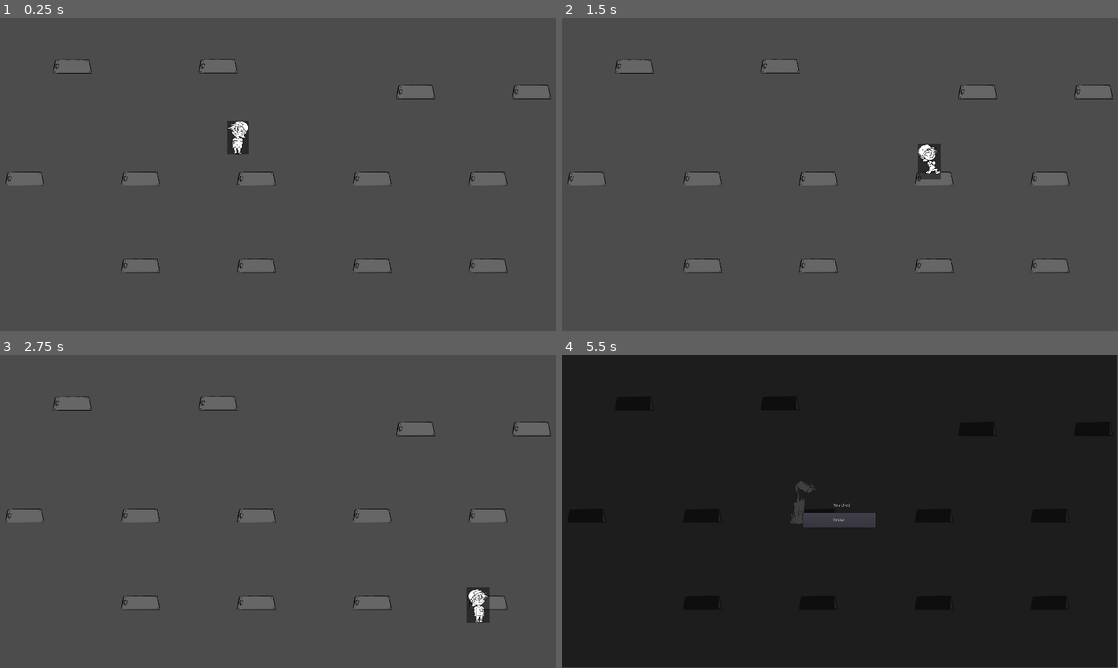
Above: before the commit, frames 1-4 (two rows, left to right).
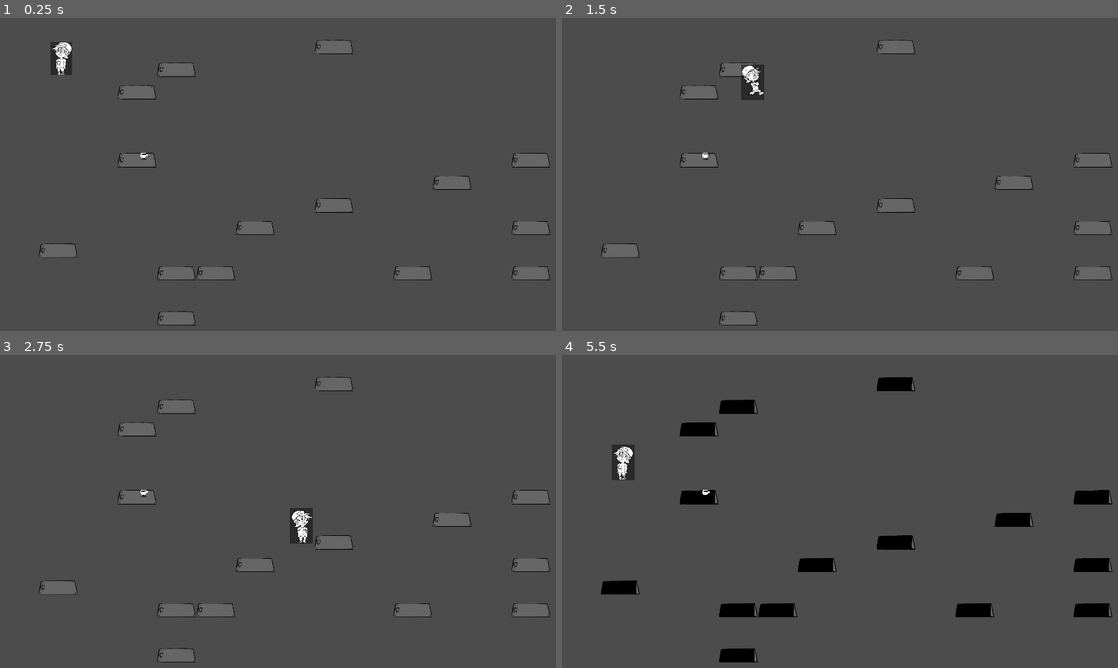
Above: after the commit, the same moments.

Repository: DieLabtec/StuntmanGame
Game: Godot game, scene res://Scenes/Node2D.tscn
The game is run twice, just before and just after one commit, with the same random seed, the same clock (stepped at 60 frames per second) and the same inputs.
Inputs:
- Up to frame 1 (0.25 s): no input
- Up to frame 2 (1.5 s): tap Enter at 0.5 s; hold D (right) 0.53-1.28 s; hold Keypad 7 (test, bound only after the commit) 0.53-1.28 s; hold S (down) from 1.28 s (still down); tap Keypad 7 (test, bound only after the commit) at 1.35 s
- Up to frame 3 (2.75 s): release S (down) at 2.03 s; hold D (right) from 2.03 s (still down); hold Keypad 7 (test, bound only after the commit) from 2.03 s (still down)
- Up to frame 4 (5.5 s): release D (right) at 2.78 s; release Keypad 7 (test, bound only after the commit) at 2.78 s; hold W (up) 2.78-3.53 s; tap Keypad 7 (test, bound only after the commit) at 2.85, 4.35 s; hold Keypad 7 (test, bound only after the commit) 3.53-4.28 s; hold A (left) 3.53-5.03 s; hold S (down) from 5.03 s (still down); hold Keypad 7 (test, bound only after the commit) from 5.03 s (still down)

The runs differ from the first frame. In frame 1, 8.2% of the frame differs, in the area x 1-100%, y 6-99%; in frame 2, 8.1%; in frame 3, 8.3%; in frame 4, 98%, in the area x 0-100%, y 0-100%.

Commit message:
Made the one cup reposition everything (changing coords)

Diff:
--- /dev/null
+++ b/Scenes/CoffeCup.tscn
@@ -0,0 +1,38 @@
+[gd_scene load_steps=11 format=2]
+
+[ext_resource path="res://Scripts/CoffeCup.gd" type="Script" id=1]
+[ext_resource path="res://CoffeCup/item_cafe.01.png" type="Texture" id=2]
+[ext_resource path="res://CoffeCup/item_cafe.03.png" type="Texture" id=3]
+[ext_resource path="res://CoffeCup/item_cafe.04.png" type="Texture" id=4]
+[ext_resource path="res://CoffeCup/item_cafe.07.png" type="Texture" id=5]
+[ext_resource path="res://CoffeCup/item_cafe.02.png" type="Texture" id=6]
+[ext_resource path="res://CoffeCup/item_cafe.06.png" type="Texture" id=7]
+[ext_resource path="res://CoffeCup/item_cafe.05.png" type="Texture" id=8]
+
+[sub_resource type="RectangleShape2D" id=1]
+extents = Vector2( 16.9513, 18.5444 )
+
+[sub_resource type="SpriteFrames" id=2]
+animations = [ {
+"frames": [ ExtResource( 2 ), ExtResource( 6 ), ExtResource( 3 ), ExtResource( 4 ), ExtResource( 8 ), ExtResource( 7 ), ExtResource( 5 ) ],
+"loop": true,
+"name": "spining",
+"speed": 8.0
+} ]
+
+[node name="Area2D" type="Area2D"]
+position = Vector2( 274.312, 134.947 )
+script = ExtResource( 1 )
+
+[node name="CollisionShape2D" type="CollisionShape2D" parent="."]
+position = Vector2( -3.77979, -21.4187 )
+shape = SubResource( 1 )
+
+[node name="AnimatedSprite" type="AnimatedSprite" parent="."]
+position = Vector2( -2.51959, -23.2328 )
+scale = Vector2( 0.135522, 0.122614 )
+frames = SubResource( 2 )
+animation = "spining"
+frame = 1
+playing = true
+[connection signal="body_entered" from="." to="." method="_on_Area2D_body_entered"]
--- a/Scenes/Node2D.tscn
+++ b/Scenes/Node2D.tscn
@@ -1,22 +1,8 @@
-[gd_scene load_steps=22 format=2]
+[gd_scene load_steps=5 format=2]
 
 [ext_resource path="res://TIles/PNG/mapTile_022.png" type="Texture" id=1]
-[ext_resource path="res://PlayerAnimations/RuningAnimation/intern_ph_walk_left.02.png" type="Texture" id=2]
-[ext_resource path="res://Scripts/ImproveMovement.gd" type="Script" id=3]
-[ext_resource path="res://Scenes/TrapDoor.tscn" type="PackedScene" id=4]
-[ext_resource path="res://Scripts/Test.gd" type="Script" id=5]
-[ext_resource path="res://Scripts/HandleEverythnig.gd" type="Script" id=6]
-[ext_resource path="res://PlayerAnimations/RuningAnimation/intern_ph_walk_left.00.png" type="Texture" id=7]
-[ext_resource path="res://PlayerAnimations/RuningAnimation/intern_ph_walk_left.05.png" type="Texture" id=8]
-[ext_resource path="res://PlayerAnimations/RuningAnimation/intern_ph_walk_left.06.png" type="Texture" id=9]
-[ext_resource path="res://PlayerAnimations/RuningAnimation/intern_ph_walk_left.01.png" type="Texture" id=10]
-[ext_resource path="res://PlayerAnimations/RuningAnimation/intern_ph_walk_left.04.png" type="Texture" id=11]
-[ext_resource path="res://PlayerAnimations/RuningAnimation/intern_ph_walk_left.03.png" type="Texture" id=12]
-[ext_resource path="res://PlayerAnimations/RuningAnimation/intern_ph_idle.png" type="Texture" id=13]
-[ext_resource path="res://PlayerAnimations/Falling/intern_ph_death_fall.04.png" type="Texture" id=14]
-[ext_resource path="res://PlayerAnimations/Falling/intern_ph_death_fall.01.png" type="Texture" id=15]
-[ext_resource path="res://PlayerAnimations/Falling/intern_ph_death_fall.02.png" type="Texture" id=16]
-[ext_resource path="res://PlayerAnimations/Falling/intern_ph_death_fall.03.png" type="Texture" id=17]
+[ext_resource path="res://Scenes/Player.tscn" type="PackedScene" id=2]
+[ext_resource path="res://Scripts/BetterHandleEverything.gd" type="Script" id=5]
 
 [sub_resource type="TileSet" id=1]
 0/name = "mapTile_022.png 0"
@@ -34,33 +20,9 @@
 0/shapes = [  ]
 0/z_index = 0
 
-[sub_resource type="StreamTexture" id=2]
-flags = 4
-
-[sub_resource type="CircleShape2D" id=3]
-radius = 55.0
-
-[sub_resource type="SpriteFrames" id=4]
-animations = [ {
-"frames": [ ExtResource( 15 ), ExtResource( 16 ), ExtResource( 17 ), ExtResource( 14 ), null ],
-"loop": false,
-"name": "Falling",
-"speed": 10.0
-}, {
-"frames": [ ExtResource( 13 ) ],
-"loop": true,
-"name": "Idle",
-"speed": 0.0
-}, {
-"frames": [ ExtResource( 7 ), ExtResource( 10 ), ExtResource( 2 ), ExtResource( 12 ), ExtResource( 11 ), ExtResource( 8 ), ExtResource( 9 ) ],
-"loop": true,
-"name": "Run",
-"speed": 10.0
-} ]
-
 [node name="Node2D" type="Node2D"]
-position = Vector2( 35.5107, 54.5874 )
-script = ExtResource( 6 )
+position = Vector2( 33.3918, 63.0631 )
+script = ExtResource( 5 )
 
 [node name="Viewport" type="Viewport" parent="."]
 size = Vector2( 1920, 1080 )
@@ -70,57 +32,21 @@
 position = Vector2( 4.19617e-05, 3.8147e-06 )
 color = Color( 0.12549, 0.0745098, 0.0745098, 1 )
 
-[node name="Camera2D" type="Camera2D" parent="."]
-visible = false
-position = Vector2( -40.5243, -57.6207 )
-scale = Vector2( 3, 3 )
-anchor_mode = 0
-zoom = Vector2( 3, 3 )
-
 [node name="TileMap" type="TileMap" parent="."]
-position = Vector2( -32.8804, -52.9936 )
+position = Vector2( -35.5501, -58.333 )
 tile_set = SubResource( 1 )
 format = 1
 
-[node name="trap1" parent="." instance=ExtResource( 4 )]
-position = Vector2( 717.523, 111.296 )
-
-[node name="trap2" parent="." instance=ExtResource( 4 )]
-position = Vector2( 214.232, 112.42 )
-animationSpritePath = NodePath("../Player/AnimatedSprite")
-
-[node name="Area2D" type="Area2D" parent="."]
-script = ExtResource( 5 )
-
-[node name="Player" type="KinematicBody2D" parent="."]
-position = Vector2( 784.794, 421.675 )
-scale = Vector2( 0.3, 0.3 )
-script = ExtResource( 3 )
-
-[node name="Sprite2" type="Sprite" parent="Player"]
-visible = false
-position = Vector2( -492.336, -212.652 )
-texture = SubResource( 2 )
-region_rect = Rect2( 10, 0, 0, 0 )
-
-[node name="CollisionShape2D2" type="CollisionShape2D" parent="Player"]
-position = Vector2( 1.08099, -62.7592 )
-shape = SubResource( 3 )
-
-[node name="AnimatedSprite" type="AnimatedSprite" parent="Player"]
-position = Vector2( 2.43402, -211.991 )
-scale = Vector2( 0.835455, 0.753805 )
-frames = SubResource( 4 )
-animation = "Falling"
-frame = 4
-playing = true
+[node name="Player" parent="." instance=ExtResource( 2 )]
+position = Vector2( 177.754, 135.89 )
 
 [node name="CanvasLayer" type="CanvasLayer" parent="."]
 
 [node name="Lost" type="ColorRect" parent="CanvasLayer"]
 visible = false
-margin_right = 1916.0
-margin_bottom = 1078.0
+margin_left = -11.0
+margin_right = 1948.0
+margin_bottom = 1105.0
 color = Color( 0.0745098, 0.0666667, 0.0666667, 0.807843 )
 __meta__ = {
 "_edit_use_anchors_": false
--- /dev/null
+++ b/Scenes/Player.tscn
@@ -0,0 +1,61 @@
+[gd_scene load_steps=17 format=2]
+
+[ext_resource path="res://Scripts/ImproveMovement.gd" type="Script" id=1]
+[ext_resource path="res://PlayerAnimations/Falling/intern_ph_death_fall.04.png" type="Texture" id=2]
+[ext_resource path="res://PlayerAnimations/RuningAnimation/intern_ph_walk_left.02.png" type="Texture" id=3]
+[ext_resource path="res://PlayerAnimations/RuningAnimation/intern_ph_walk_left.04.png" type="Texture" id=4]
+[ext_resource path="res://PlayerAnimations/RuningAnimation/intern_ph_idle.png" type="Texture" id=5]
+[ext_resource path="res://PlayerAnimations/RuningAnimation/intern_ph_walk_left.03.png" type="Texture" id=6]
+[ext_resource path="res://PlayerAnimations/RuningAnimation/intern_ph_walk_left.05.png" type="Texture" id=7]
+[ext_resource path="res://PlayerAnimations/RuningAnimation/intern_ph_walk_left.06.png" type="Texture" id=8]
+[ext_resource path="res://PlayerAnimations/RuningAnimation/intern_ph_walk_left.00.png" type="Texture" id=9]
+[ext_resource path="res://PlayerAnimations/RuningAnimation/intern_ph_walk_left.01.png" type="Texture" id=10]
+[ext_resource path="res://PlayerAnimations/Falling/intern_ph_death_fall.03.png" type="Texture" id=11]
+[ext_resource path="res://PlayerAnimations/Falling/intern_ph_death_fall.01.png" type="Texture" id=12]
+[ext_resource path="res://PlayerAnimations/Falling/intern_ph_death_fall.02.png" type="Texture" id=13]
+
+[sub_resource type="StreamTexture" id=2]
+flags = 4
+
+[sub_resource type="CircleShape2D" id=3]
+radius = 24.9139
+
+[sub_resource type="SpriteFrames" id=4]
+animations = [ {
+"frames": [ ExtResource( 5 ) ],
+"loop": false,
+"name": "Idle",
+"speed": 0.0
+}, {
+"frames": [ ExtResource( 12 ), ExtResource( 13 ), ExtResource( 11 ), ExtResource( 2 ), null ],
+"loop": false,
+"name": "Falling",
+"speed": 10.0
+}, {
+"frames": [ ExtResource( 9 ), ExtResource( 10 ), ExtResource( 3 ), ExtResource( 6 ), ExtResource( 4 ), ExtResource( 7 ), ExtResource( 8 ) ],
+"loop": true,
+"name": "Run",
+"speed": 10.0
+} ]
+
+[node name="Player" type="KinematicBody2D"]
+position = Vector2( 13.8284, 81.5452 )
+scale = Vector2( 0.3, 0.3 )
+script = ExtResource( 1 )
+
+[node name="Sprite2" type="Sprite" parent="."]
+visible = false
+position = Vector2( -492.336, -212.652 )
+texture = SubResource( 2 )
+normal_map = ExtResource( 5 )
+region_rect = Rect2( 10, 0, 0, 0 )
+
+[node name="CollisionShape2D2" type="CollisionShape2D" parent="."]
+position = Vector2( 0.127281, -14.5928 )
+shape = SubResource( 3 )
+
+[node name="AnimatedSprite" type="AnimatedSprite" parent="."]
+position = Vector2( 0.504166, -197.725 )
+scale = Vector2( 0.835455, 0.753805 )
+frames = SubResource( 4 )
+animation = "Idle"
--- a/Scripts/Area2D.gd
+++ b/Scripts/Area2D.gd
@@ -8,6 +8,8 @@
 export(NodePath) var animationSpritePath
 var animationSprite
 var char_node
+
+
 
 var playerIsDead = false
 var isInArea = false
@@ -52,5 +54,7 @@
 
 
 func _process(delta):
-	if isInArea == true && trapDoorOpened == true:
-		char_node.alive = false
+#	if isInArea == true && trapDoorOpened == true:
+#		Status.alive = false
+#		Status.diedTrapDoor = true
+	pass
--- a/Scripts/BetterHandleEverything.gd
+++ b/Scripts/BetterHandleEverything.gd
@@ -1,4 +1,27 @@
-extends Node
+extends Node2D
+
+var player
+#spawn points params
+var arrStartingX = 50
+var arrStartingY = 10
+var arrAddingToX = 135
+var arrAddingToy = 80
+var arrEndPointX = 1800
+var arrEndPointY = 1100
+
+#trapdoor params
+var trapDoorSpawnPoints = []
+var trapDoorArray = []
+var howManyTrapDoors = 10
+var coord
+
+var coffeCupArray = []
+var howManyCoffeCups = 3
+
+var trapDoor = preload("res://Scenes/TrapDoor.tscn")
+var coffeCup = preload("res://Scenes/CoffeCup.tscn")
+
+var coordRand
 
 
 # Declare member variables here. Examples:
@@ -6,15 +29,111 @@
 # var b = "text"
 
 
-func initializaArrayOfSpots(startingX , startingY , addingToX , addingToY , arrayToBeFilled):
+#func generateRandomCoord(coordToBeGenerated , arrayOfPoints):
+#	var coord = rand_range(0 , arrayOfPoints.size()) +  rand_range(0 , arrayOfPoints.size()) + rand_range(0 , arrayOfPoints.size())
+#	coord = coord/3
+#	coord = coord as int
+#	print(coord)
+#
+#	pass
 
-	pass
+func initializeTrapsSpawnPoints(startingX , startingY ,  addingToX , addingToY ,
+										endPointX, endPointY, arrayToBeFilled):
+		var doUntill = true
+		var wrightIntoArray
+		var currentX = startingX
+		var currentY = startingY
 
-# Called when the node enters the scene tree for the first time.
+		while(doUntill == true):
+			if(currentX > endPointX && currentY > endPointY):
+				doUntill = false
+			if(currentX > endPointX):
+				currentY = currentY + addingToY
+				currentX = startingX
+
+			else:
+				currentX = currentX + addingToX
+
+			wrightIntoArray = Vector2(currentX, currentY)
+			arrayToBeFilled.append(wrightIntoArray)
+
+			pass
+
+func spawnEnemies(arrayOfObjectsInTheGame ,arrayOfPoints , typeOfObject , howMany ):
+		print("something")
+		if (howMany > arrayOfPoints.size()):
+			howMany = arrayOfPoints.size()
+		for n in range (howMany):
+			var spawn = "spawn" + str(n)
+			spawn = typeOfObject.instance()
+			add_child(spawn)
+			move_child(spawn , 0)
+			arrayOfObjectsInTheGame.append(spawn)
+#
+			coord = (rand_range(0 , arrayOfPoints.size()) +  rand_range(0 , arrayOfPoints.size()) + rand_range(0 , arrayOfPoints.size())) / 3
+			coord as int
+			arrayOfObjectsInTheGame[n].position = Vector2(arrayOfPoints[coord])
+#			arrayOfPoints.remove(arrayOfPoints[rand_range(0 , arrayOfPoints.size())])
+
+
+			pass
+
+
+func clearItem(arrayOfTheObjectToBeCleared):
+	for n in range (arrayOfTheObjectToBeCleared.size()):
+			arrayOfTheObjectToBeCleared[n].queue_free()
+			pass
+
 func _ready():
+	randomize()
+
+	player = get_node("Player")
+
+#	#trapdoor
+#	initializeTrapsSpawnPoints(arrStartingX , arrStartingY , arrAddingToX ,
+#	arrAddingToy, arrEndPointX , arrEndPointY ,trapDoorSpawnPoints)
+#
+#	spawnEnemies(trapDoorArray , trapDoorSpawnPoints , trapDoor , howManyTrapDoors)
+##
+#	spawnEnemies(coffeCupArray , trapDoorSpawnPoints , coffeCup , howManyCoffeCups)
+
+#	print(trapDoorSpawnPoints)
+
 	pass # Replace with function body.
 
 
 # Called every frame. 'delta' is the elapsed time since the previous frame.
-#func _process(delta):
-#	pass
+func _process(delta):
+#	if Input.is_action_pressed("test"):
+#		print("works3")
+#	if(HighScore.coffeCupOnScreen == 0):
+##		clearItem(trapDoorArray)
+#		HighScore.coffeCupOnScreen = 3
+##
+#		for n in range(trapDoorArray.size()):
+#			trapDoorArray[n].position = Vector2(trapDoorSpawnPoints[rand_range(0 , trapDoorSpawnPoints.size())])
+#		initializeTrapsSpawnPoints(arrStartingX , arrStartingY , arrAddingToX ,
+#			arrAddingToy, arrEndPointX , arrEndPointY ,trapDoorSpawnPoints)
+
+#		spawnEnemies(trapDoorArray , trapDoorSpawnPoints , trapDoor , howManyTrapDoors)
+#
+#		spawnEnemies(coffeCupArray , trapDoorSpawnPoints , coffeCup , howManyCoffeCups)
+
+
+
+
+
+	if (Status.alive == false):
+			get_node("CanvasLayer/Lost").visible = true
+
+
+
+
+	pass
+
+func _on_Button_pressed():
+	Status.alive = true
+	randomize()
+	get_tree().reload_current_scene()
+
+	pass
--- /dev/null
+++ b/Scripts/CoffeCup.gd
@@ -0,0 +1,33 @@
+extends Area2D
+var isTaken = false
+
+
+
+
+
+func _ready():
+
+	pass # Replace with function body.
+
+
+
+
+
+func _on_Area2D_body_entered(body):
+#	var arr1 = [1, 2 ,3]
+#	var arr2 = []
+#
+#	arr2 = arr1.duplicate()
+#	arr2.remove(1)
+#	print(arr1.size())
+#	print(arr2.size())
+
+	Spawn.copyAllPoints = Spawn.AllPoints.duplicate()
+	print(Spawn.AllPoints.size())
+	for n in range(Spawn.AllItems.size()):
+		Spawn.positionForThisCycle = rand_range(0,Spawn.copyAllPoints.size())
+		Spawn.AllItems[n].position = Spawn.copyAllPoints[Spawn.positionForThisCycle]
+
+	position = Spawn.copyAllPoints[rand_range(0,Spawn.copyAllPoints.size())]
+
+	pass # Replace with function body.
--- a/Scripts/HandleEverythnig.gd
+++ b/Scripts/HandleEverythnig.gd
@@ -49,38 +49,41 @@
 
 # Called when the node enters the scene tree for the first time.
 func _ready():
-	initialize_spots(arrayPosTrapdoor)
-	randomize()
-	var numb = rand_range(0 , 1000)
-
-
-	player = get_node("Player")
-
-
-
-	for n in range(numberOfEnemies):
-
+#	initialize_spots(arrayPosTrapdoor)
+#	randomize()
+#	var numb = rand_range(0 , 1000)
 #
-
-		var trapToBeMade = "trap"+str(n)
-		trapToBeMade = trapDoor.instance()
-
-		add_child(trapToBeMade)
-		move_child(trapToBeMade,0)
-		enemiesGenerated.append(trapToBeMade)
-		enemiesGenerated[n].position = Vector2(arrayPosTrapdoor[rand_range(0,arrayPosTrapdoor.size())])
-
+#
+#	player = get_node("Player")
+#
+#
+#
+#	for n in range(numberOfEnemies):
+#
+##
+#
+#		var trapToBeMade = "trap"+str(n)
+#		print(trapToBeMade)
+#		trapToBeMade = trapDoor.instance()
+#		print(trapToBeMade)
+#
+#		add_child(trapToBeMade)
+#		move_child(trapToBeMade,0)
+#		enemiesGenerated.append(trapToBeMade)
+#		enemiesGenerated[n].position = Vector2(arrayPosTrapdoor[rand_range(0,arrayPosTrapdoor.size())])
+		pass
 
 func _process(delta):
 
-	for n in range(numberOfEnemies):
-		if (player.alive == false):
+#	for n in range(numberOfEnemies):
+		if (Status.alive == false):
 			get_node("CanvasLayer/Lost").visible = true
-	pass
+#	pass
 
 
 
 
 func _on_Button_pressed():
+	randomize()
 	get_tree().reload_current_scene()
 	pass # Replace with function body.
--- /dev/null
+++ b/Scripts/HighScore.gd
@@ -0,0 +1,33 @@
+extends Node
+
+var level = 1
+var test
+
+var coffeCupOnScreen = 3
+
+func _ready():
+	load_level()
+	print(level)
+	level = level + 1
+	save_level()
+	print(level)
+
+func load_level():
+	print("Loading...")
+
+	var save_file = File.new()
+	if not save_file.file_exists("user://savefile.save"):
+		print("Aborting, no savefile")
+		return
+
+	save_file.open("user://savefile.save", File.READ)
+	level = int(save_file.get_line())
+	save_file.close()
+
+func save_level():
+	print("Saving...")
+
+	var save_file = File.new()
+	save_file.open("user://savefile.save", File.WRITE)
+	save_file.store_line(str(level))
+	save_file.close()
--- a/Scripts/ImproveMovement.gd
+++ b/Scripts/ImproveMovement.gd
@@ -8,43 +8,45 @@
 var velocity = Vector2.ZERO
 
 var offsetForClampXRight = 80
-var offsetForClampYBottom = 105
-var offsetForClampYTop = 70
+var offsetForClampYBottom = 70
+var offsetForClampYTop = 50
 
 
 func _physics_process(delta):
 	var input_velocity = Vector2.ZERO
 	# Check input for "desired" velocity
 
-	if Input.is_action_pressed("right") && alive == true:
+	if Input.is_action_pressed("right") && Status.alive == true:
 		input_velocity.x += 1
 		$AnimatedSprite.flip_h = true
 		$AnimatedSprite.play("Run")
-	if Input.is_action_pressed("left") && alive == true:
+	if Input.is_action_pressed("left") && Status.alive == true:
 		input_velocity.x -= 1
 		$AnimatedSprite.flip_h = false
 		$AnimatedSprite.play("Run")
-	if Input.is_action_pressed("down") && alive == true:
+	if Input.is_action_pressed("down") && Status.alive == true:
 		input_velocity.y += 1
 		$AnimatedSprite.play("Run")
-	if Input.is_action_pressed("up") && alive == true:
+	if Input.is_action_pressed("up") && Status.alive == true:
 		input_velocity.y -= 1
 		$AnimatedSprite.play("Run")
 	input_velocity = input_velocity.normalized() * speed
 	# If there's input, accelerate to the input velocity
 	if input_velocity.length() > 0:
 		velocity = velocity.linear_interpolate(input_velocity, acceleration)
-	elif alive == true:
+	elif Status.alive == true:
 		# If there's no input, slow down to (0, 0)
 		velocity = velocity.linear_interpolate(Vector2.ZERO, friction)
 		$AnimatedSprite.play("Idle")
-	if alive == true:
+	if Status.alive == true:
 		velocity = move_and_slide(velocity)
+
+
 
 	position.x = clamp(position.x,0,get_viewport_rect().end.x - offsetForClampXRight)
 	position.y = clamp(position.y,offsetForClampYTop,get_viewport_rect().end.y - offsetForClampYBottom)
+#
 
 
-
-	if(alive == false):
+	if(Status.alive == false && Status.diedTrapDoor):
 		$AnimatedSprite.play("Falling")
--- /dev/null
+++ b/Scripts/Spawn.gd
@@ -0,0 +1,100 @@
+extends Node
+var trapDoor = preload("res://Scenes/TrapDoor.tscn")
+var coffeCup = preload("res://Scenes/CoffeCup.tscn")
+
+var arrStartingX = 65 #65
+var arrStartingY = 100
+var arrAddingToX = 136
+var arrAddingToy = 78
+var arrEndPointX = 1790 #1790
+var arrEndPointY = 1000 #1100
+
+var alive = true
+
+var spawnTrapdoor
+var spawnCup
+
+var positionForThisCycle
+
+
+var AllPoints = []
+var copyAllPoints = []
+
+var AllItems = []
+
+func initializeTrapsSpawnPoints(startingX , startingY ,  addingToX , addingToY ,
+										endPointX, endPointY, arrayToBeFilled):
+		var doUntill = true
+		var wrightIntoArray
+		var currentX = startingX
+		var currentY = startingY
+
+		while(doUntill == true):
+			if(currentX > endPointX && currentY > endPointY):
+				doUntill = false
+			if(currentX >= endPointX):
+				currentY = currentY + addingToY
+				currentX = startingX
+
+			else:
+				currentX = currentX + addingToX
+
+			wrightIntoArray = Vector2(currentX, currentY)
+			arrayToBeFilled.append(wrightIntoArray)
+
+			pass
+
+
+func spawnTrapDoor():
+		spawnTrapdoor = trapDoor.instance()
+		add_child(spawnTrapdoor)
+		move_child(spawnTrapdoor , 0)
+		AllItems.append(spawnTrapdoor)
+
+		pass
+
+
+pass
+
+func copyArray(from , to):
+	to = from
+
+
+
+# Called when the node enters the scene tree for the first time.
+func _ready():
+	randomize()
+	spawnCup = coffeCup.instance()
+	add_child(spawnCup)
+	spawnCup.position = Vector2(500 , 500)
+
+
+	initializeTrapsSpawnPoints(arrStartingX , arrStartingY , arrAddingToX , arrAddingToy , arrEndPointX , arrEndPointY ,AllPoints)
+
+	copyAllPoints = AllPoints.duplicate()
+	for n in range(15):
+		spawnTrapDoor()
+		positionForThisCycle = rand_range(0,copyAllPoints.size())
+		AllItems[n].position = copyAllPoints[positionForThisCycle]
+		print(copyAllPoints.size())
+		copyAllPoints.remove(positionForThisCycle)
+		print(copyAllPoints.size())
+	pass
+
+
+
+#	spawnTrapDoor()
+#	AllItems[0].position = AllPoints[0]
+
+
+
+
+	pass # Replace with function body.
+
+
+# Called every frame. 'delta' is the elapsed time since the previous frame.
+func _process(delta):
+
+
+
+	pass
--- /dev/null
+++ b/Scripts/Status.gd
@@ -0,0 +1,18 @@
+extends Node
+var alive = true
+var diedTrapDoor = false
+
+
+
+# Declare member variables here. Examples:
+# var a = 2
+# var b = "text"
+
+
+# Called when the node enters the scene tree for the first time.
+func _ready():
+	pass
+
+# Called every frame. 'delta' is the elapsed time since the previous frame.
+#func _process(delta):
+#	pass
--- a/project.godot
+++ b/project.godot
@@ -19,10 +19,17 @@
 run/main_scene="res://Scenes/Node2D.tscn"
 config/icon="res://icon.png"
 
+[autoload]
+
+Status="*res://Scripts/Status.gd"
+Spawn="*res://Scripts/Spawn.gd"
+HighScore="*res://Scripts/HighScore.gd"
+
 [display]
 
 window/size/width=1920
 window/size/height=1080
+window/size/fullscreen=true
 window/stretch/mode="viewport"
 
 [input]
@@ -56,6 +63,11 @@
 "events": [ Object(InputEventKey,"resource_local_to_scene":false,"resource_name":"","device":0,"alt":false,"shift":false,"control":false,"meta":false,"command":false,"pressed":false,"scancode":32,"unicode":0,"echo":false,"script":null)
  ]
 }
+test={
+"deadzone": 0.5,
+"events": [ Object(InputEventKey,"resource_local_to_scene":false,"resource_name":"","device":0,"alt":false,"shift":false,"control":false,"meta":false,"command":false,"pressed":false,"scancode":16777357,"unicode":0,"echo":false,"script":null)
+ ]
+}
 
 [rendering]
 
Binary file added: CoffeCup/item_cafe.01.png
Not shown, added: CoffeCup/item_cafe.01.png.import
Binary file added: CoffeCup/item_cafe.02.png
Not shown, added: CoffeCup/item_cafe.02.png.import
Binary file added: CoffeCup/item_cafe.03.png
Not shown, added: CoffeCup/item_cafe.03.png.import
Binary file added: CoffeCup/item_cafe.04.png
Not shown, added: CoffeCup/item_cafe.04.png.import
Binary file added: CoffeCup/item_cafe.05.png
Not shown, added: CoffeCup/item_cafe.05.png.import
Binary file added: CoffeCup/item_cafe.06.png
Not shown, added: CoffeCup/item_cafe.06.png.import
(and 2 more such lines)
